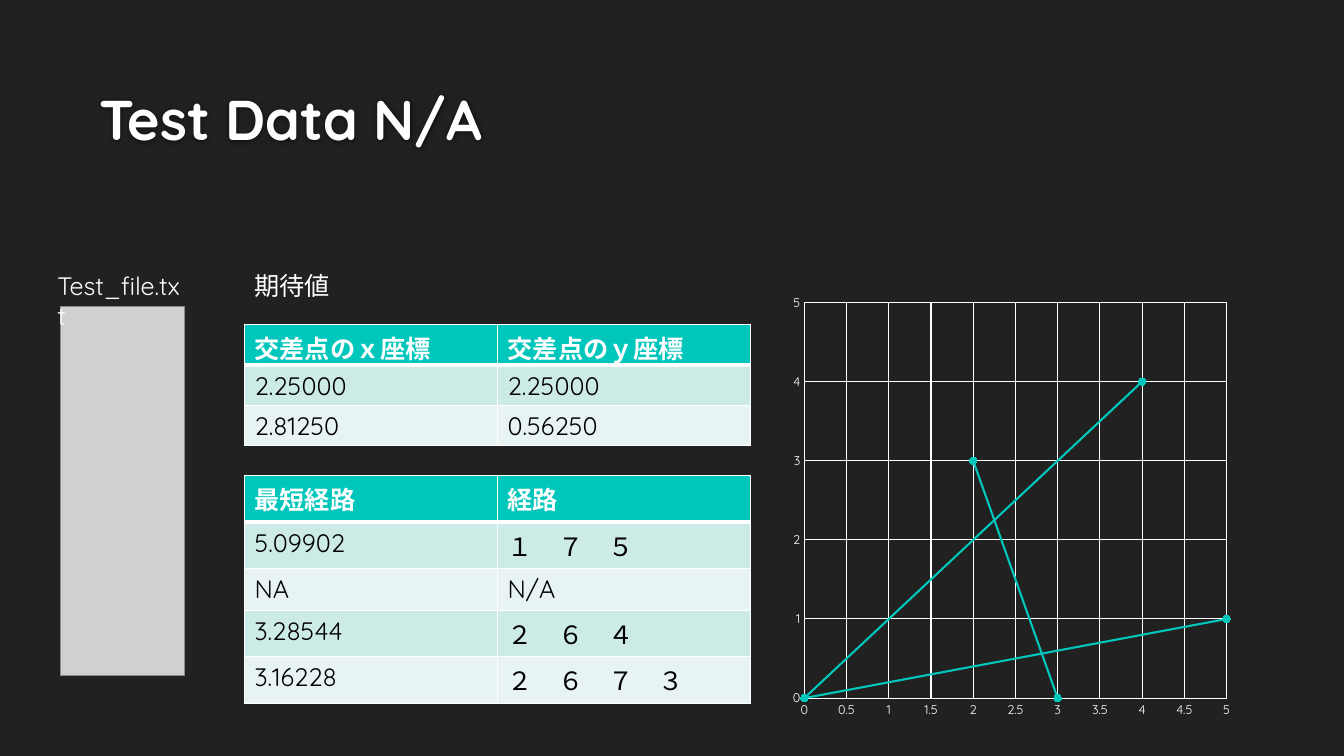
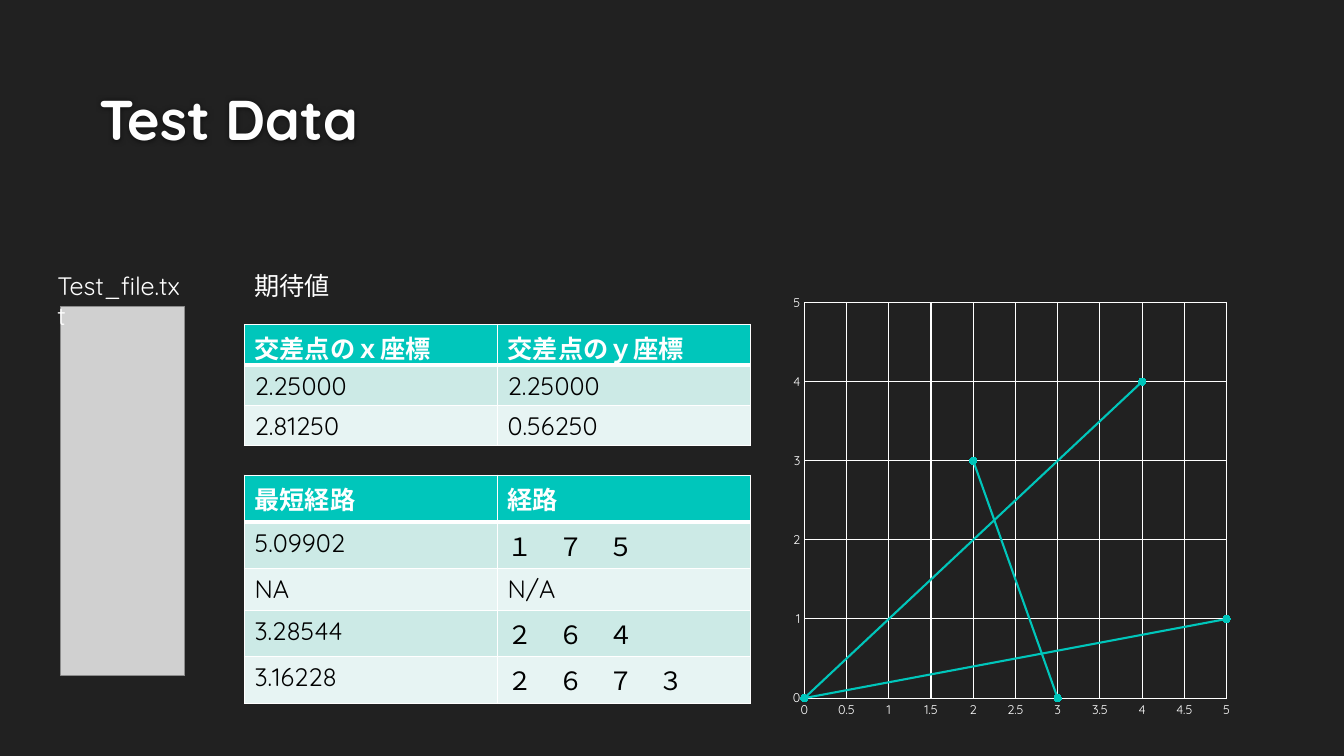
Before and after one commit to ie03-aizu-2019/ie03project-team_linearsystem, a slide deck: slide 24 of ソフトウェア総合演習final.pptx (slide 25 before the commit). Drawn at 1344x756 pixels with LibreOffice and Linux fonts; fonts in the diff are those of the drawing; grey boxes stand for pictures; background and template pictures are left out. Boxes give left, top, right and bottom in pixels: in the first picture for what was removed or moved away, otherwise in the second. Text is boxed around its words. In the diff, an @@ line names an element or a change of style, - is before the commit and + after.

```diff
--- a/ソフトウェア総合演習final.pptx
+++ b/ソフトウェア総合演習final.pptx
@@ title at [99, 101, 359, 141]: text changed @@
-Test Data N/A
+Test Data
```
Also in this commit, not shown: 1 other slide changed, 2 slides added, 3 slides removed.
